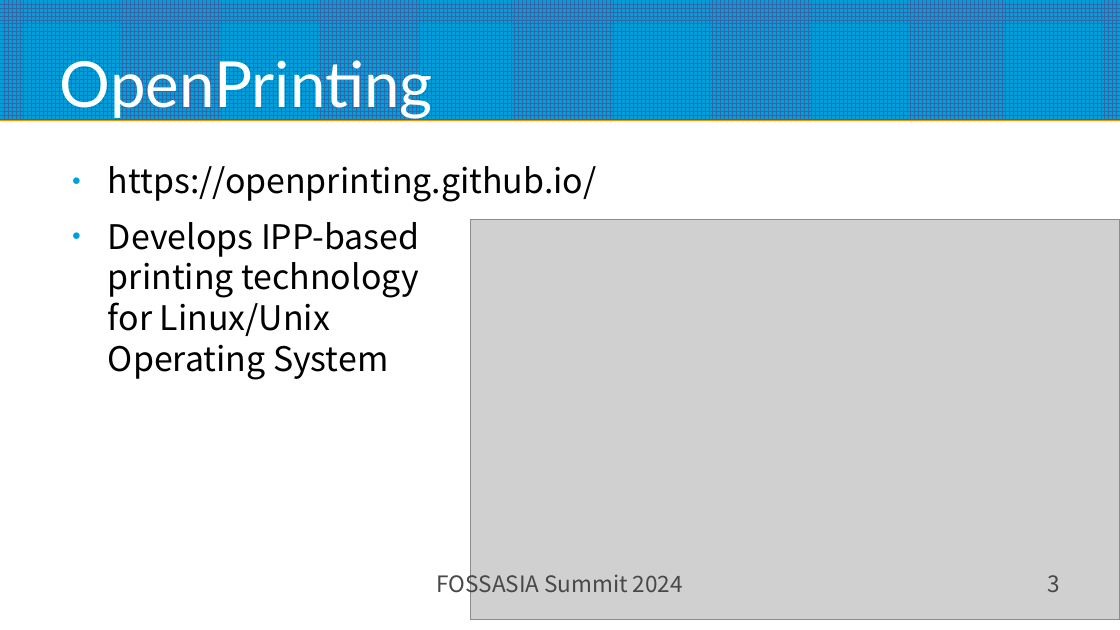
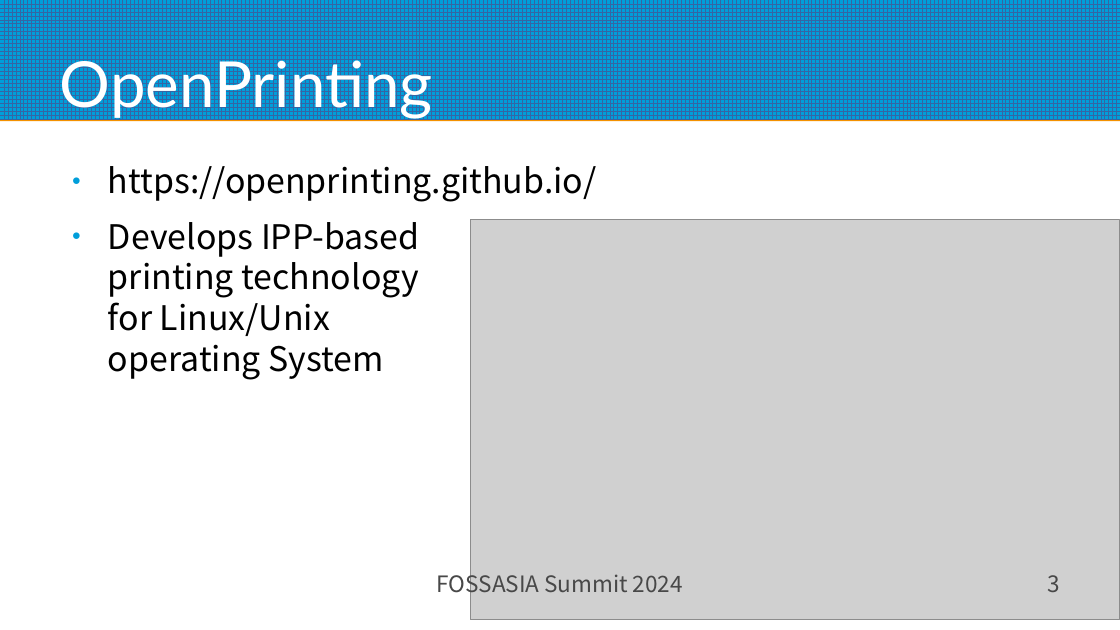
Before and after one commit to naruoga/presentations, a slide deck: slide 3 of FOSSASIA2024_Desktop_Printing.odp. Drawn at 1120x630 pixels with LibreOffice and Linux fonts; fonts in the diff are those of the drawing; grey boxes stand for pictures. Boxes give left, top, right and bottom in pixels: in the first picture for what was removed or moved away, otherwise in the second. Text is boxed around its words. In the diff, an @@ line names an element or a change of style, - is before the commit and + after.

Commit message:
FOSSASIA2024_Desktop_Printing.odp: finalized version

```diff
--- a/FOSSASIA2024_Desktop_Printing.odp
+++ b/FOSSASIA2024_Desktop_Printing.odp
@@ text at (108,222,419,380): text changed @@
-● Develops IPP-based
-  printing technology
-  for Linux/Unix
-  Operating System
+● Develops IPP-based
+  printing technology
+  for Linux/Unix
+  operating System
```
Also in this commit, not shown: 8 slides removed.
